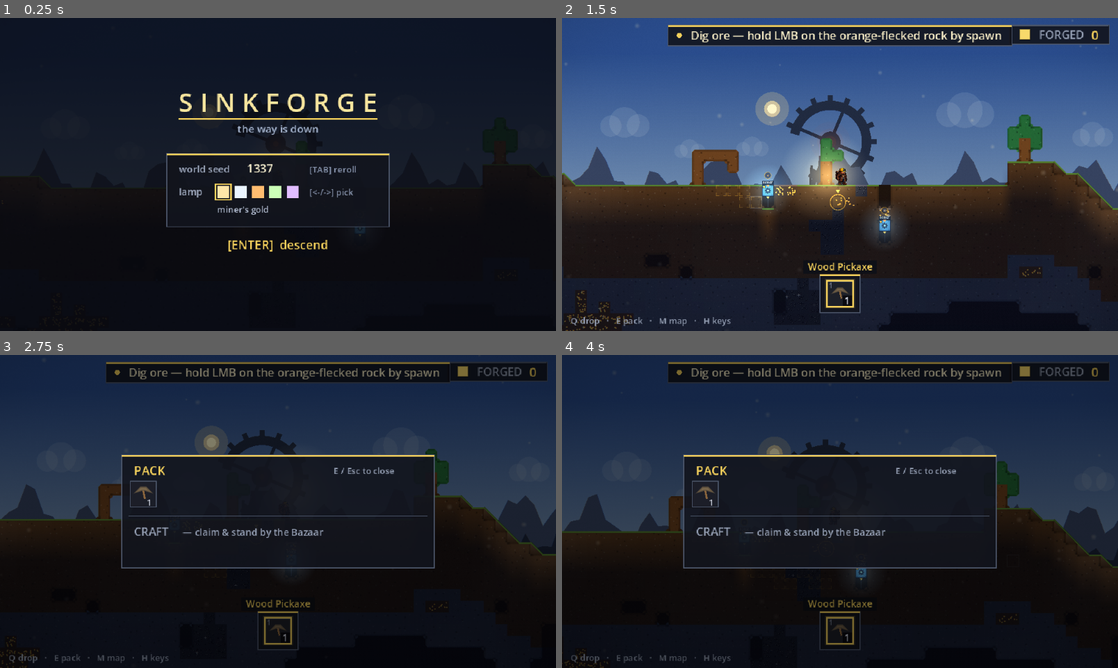
Above: before the commit, frames 1-4 (two rows, left to right).
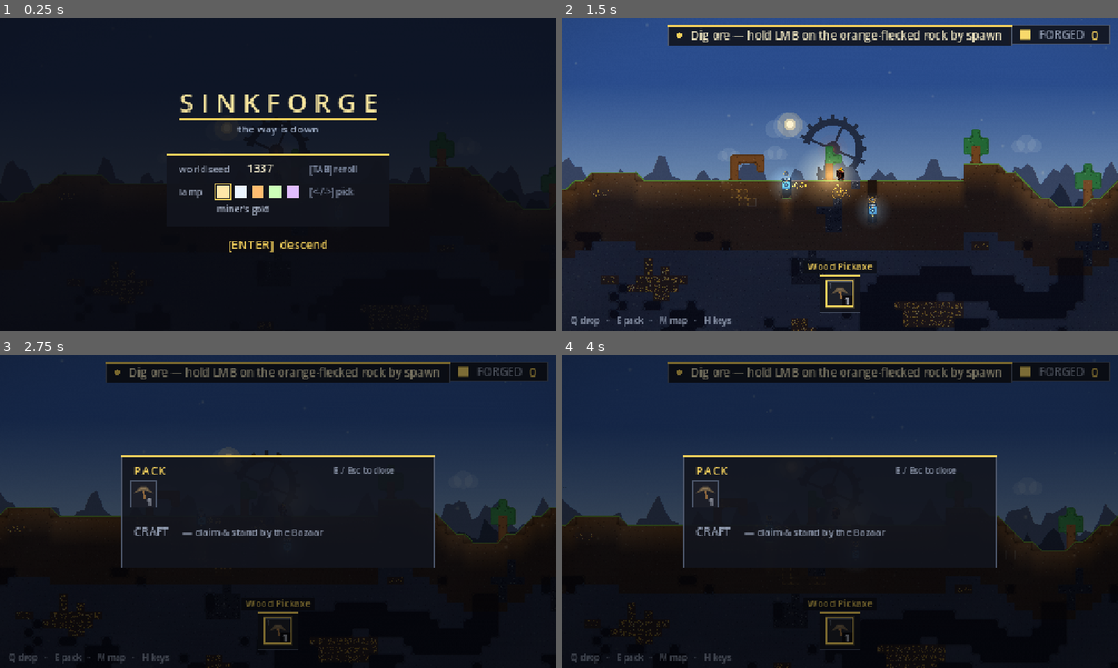
Above: after the commit, the same moments.

Repository: teohondascully/sinkforge
Game: Godot game, scene res://scenes/main.tscn
Two runs of this game, one before a commit and one after it. Both use one fixed random seed, a clock stepped at 60 frames per second and the inputs below.
Inputs (mouse positions are in pixels of both pictures, inside the frame that each line leads up to):
- Up to frame 1 (0.25 s): no input
- Up to frame 2 (1.5 s): tap Enter at 0.5 s; move the mouse to (962, 158) at 0.52 s; hold D (sf_right) 0.53-1.25 s; right-click (962, 158) at 0.6 s; click (962, 158) at 0.67 s; tap Space (sf_jump) at 0.77, 1.07 s; drag from (728, 190) to (812, 237) at 1.27 s
- Up to frame 3 (2.75 s): move the mouse to (333, 442) at 2.02 s; hold D (sf_right) from 2.03 s (still down); tap E (sf_craft) at 2.1 s
- Up to frame 4 (4 s): release D (sf_right) at 2.75 s; drag from (812, 574) to (673, 464) at 2.77 s; tap Space (sf_jump) at 3.5, 3.77 s; move the mouse to (1006, 558) at 3.52 s; hold A (sf_left) from 3.53 s (still down); tap Mouse wheel up (sf_cycle_prev) at 3.6 s

The runs differ from the first frame. In frame 1, 3.4% of the frame differs, in the area x 0-98%, y 24-75%; in frame 2, 28%, in the area x 0-100%, y 0-100%; in frame 3, 7.8%; in frame 4, 7.8%.

Commit message:
feat: SCALE T0 — Noita-feel spike (720p render, small avatar, zoom-out)
The render viewport goes 640x360 -> 1280x720 (2x pixel density stays crisp
when zoomed out); the camera zoom ladder retunes 0.42/0.6/0.85 -> 0.62/0.9/1.3
(more world on screen); the avatar AABB shrinks 20x44 -> 14x34 (a small nimble
figure in a big world), keeping >1-cell-tall so collision/step rules are
unchanged. The HUD (authored at 640x360) is scaled 2x onto the doubled viewport
via a new HUD_SCALE; motes/camera/minimap/hint math read the render VIEWPORT.
The sim is 100% pixel-free, so nothing here touches the locked hook. Reversible.
Screenshot: history/53-scale-after.png. All 17 harness layers pass.

Diff:
--- a/project.godot
+++ b/project.godot
@@ -16,10 +16,14 @@
 
 [display]
 
-; Base render resolution for 2D pixel art. 640x360 is a 16:9 low-res canvas.
-window/size/viewport_width=640
-window/size/viewport_height=360
-; Open the window at an integer 3x of the base (1920x1080) so pixels stay crisp.
+; Base render resolution for 2D pixel art. Bumped 640x360 -> 1280x720 (SCALE / Noita-feel spike):
+; 2x the render-target pixel density so the world stays crisp when the camera is zoomed WAY out to
+; show a big granular world around a small nimble avatar. The HUD authors at Hud.CANVAS (640x360); its
+; CanvasLayer is scaled 2x in main.gd so it still fills this doubled viewport (world-space is unaffected —
+; the camera applies its own zoom over the render target).
+window/size/viewport_width=1280
+window/size/viewport_height=720
+; Open the window at an integer 1.5x of the base (1920x1080) so pixels stay crisp.
 window/size/window_width_override=1920
 window/size/window_height_override=1080
 ; canvas_items + keep = the 2D canvas scales as a whole, letterboxing to preserve aspect.
--- a/scenes/main.gd
+++ b/scenes/main.gd
@@ -20,9 +20,16 @@
 const REACH_CELLS: float = 3.2     ## how far the body can mine/deposit from its centre
 const SAVE_PATH: String = "user://sinkforge.save"   ## the F5/F9 quicksave slot (SaveGame envelope)
 const WORLD_SIZE := Vector2(FactorySim.GRID_COLS * CELL, FactorySim.GRID_ROWS * CELL)
-## Zoom levels cycled by Z (Terraria-style). Default is zoomed OUT so you see the world you're working in,
-## not just your feet. Smaller = further out. _current_zoom() reads the active level everywhere.
-const ZOOM_LEVELS: Array[float] = [0.42, 0.6, 0.85]
+## The internal render viewport (project.godot). Bumped 640×360 → 1280×720 for the SCALE spike: 2× the
+## pixel density keeps the world crisp when the camera is zoomed WAY out (Noita: small avatar, big world).
+## The HUD authors in Hud.CANVAS (640×360) space; its CanvasLayer is scaled by HUD_SCALE to fill this.
+## World-area-shown math (motes/camera/minimap) reads VIEWPORT, not CANVAS, since they diverged here.
+const VIEWPORT := Vector2(1280.0, 720.0)
+const HUD_SCALE: float = VIEWPORT.x / 640.0        ## = 2.0; scales the 640×360 HUD onto the 1280×720 render
+## Zoom levels cycled by Z (Terraria-style). Zoomed WAY OUT (SCALE spike) so the avatar reads as a small
+## nimble figure in a big granular world — the Noita feel we're judging by eye. Smaller = further out.
+## _current_zoom() reads the active level everywhere. Default (index 0) is the widest, most Noita-like view.
+const ZOOM_LEVELS: Array[float] = [0.62, 0.9, 1.3]
 var _zoom_idx: int = 0
 const WORLD_SEED: int = 1337       ## the default gen seed (the title screen can reroll it — #6)
 
@@ -223,6 +230,9 @@
 
 	var layer := CanvasLayer.new()
 	layer.layer = 10  # above the screen-FX lens pass (layer 5) so the HUD stays crisp, un-vignetted
+	# The HUD draws in Hud.CANVAS (640×360) space; the render viewport is now VIEWPORT (1280×720), so scale
+	# the whole HUD layer up by HUD_SCALE to fill the doubled render target (world-space is untouched).
+	layer.scale = Vector2(HUD_SCALE, HUD_SCALE)
 	var hud := Hud.new()
 	hud.sim = sim
 	hud.paused_getter = func() -> bool: return _paused
@@ -370,7 +380,7 @@
 ## z 45, BELOW the lighting veil (z 50) + light pools (z 51), so a mote is dark in the gloom and lit
 ## warm where the lamp/glow reaches — "dust catching the light." Pure atmosphere; never touches the sim.
 func _setup_ambient_motes() -> void:
-	var view: Vector2 = Vector2(Hud.CANVAS) / _current_zoom()    # world area the camera shows
+	var view: Vector2 = VIEWPORT / _current_zoom()    # world area the camera shows (render viewport / zoom)
 	var mat := ParticleProcessMaterial.new()
 	mat.emission_shape = ParticleProcessMaterial.EMISSION_SHAPE_BOX
 	mat.emission_box_extents = Vector3(view.x * 0.6, view.y * 0.6, 1.0)  # a touch wider than the view
@@ -564,7 +574,7 @@
 		# A big jump (spawn / F9 load / a teleport) SNAPS instead of panning across the whole world — which
 		# also keeps capture fixtures centred the instant they reposition the body.
 		var target: Vector2 = _player.global_position
-		if _cam_pos.distance_to(target) > Hud.CANVAS.x / _current_zoom() * 0.5:
+		if _cam_pos.distance_to(target) > VIEWPORT.x / _current_zoom() * 0.5:
 			_cam_pos = target
 		else:
 			_cam_pos = _cam_pos.lerp(target, 1.0 - exp(-CAMERA_FOLLOW_SPEED * delta))
@@ -607,15 +617,17 @@
 		_hud.time_scale = TIME_SCALES[_time_scale_idx]
 		if _player != null:
 			_hud.minimap_focus = _player.position
-			_hud.minimap_view = Vector2(Hud.CANVAS) / _current_zoom()  # world area the camera shows
+			_hud.minimap_view = VIEWPORT / _current_zoom()  # world area the camera shows (render viewport / zoom)
 		# The hint bubble: text + fade from the tracker, anchored just over the miner's head. The
 		# native viewport IS the HUD canvas (640×360), so the canvas transform maps world → HUD space.
 		if _hints != null:
 			_hud.hint_text = _hints.active_text()
 			_hud.hint_alpha = _hints.active_alpha()
 			if _player != null:
-				_hud.hint_anchor = get_viewport().get_canvas_transform() \
-					* (_player.position + Vector2(0.0, -Player.HEIGHT * 0.5 - 6.0))
+				# canvas transform maps world → RENDER-viewport (1280×720); the HUD draws in Hud.CANVAS
+				# (640×360) scaled by HUD_SCALE, so bring the mapped point back into HUD-draw space.
+				_hud.hint_anchor = (get_viewport().get_canvas_transform() \
+					* (_player.position + Vector2(0.0, -Player.HEIGHT * 0.5 - 6.0))) / HUD_SCALE
 
 
 ## Reconcile the Bazaar view against the sim's detected frames. When one COMPLETES this frame, throw a
--- a/scenes/player.gd
+++ b/scenes/player.gd
@@ -20,12 +20,13 @@
 ## intended by the harness (tools/measure_player.gd) and tuned by taste — see docs/HARNESS.md.
 
 const CELL: int = 32
-## Body AABB. A real PERSON, not a sub-tile slab: ~1.4 tiles tall so it MATCHES the 32×48 miner sprite
-## (feet-anchored; the hardhat crown overhangs the top a touch) and reads as embodied — and, being taller
-## than a cell, it needs TWO tiles of clearance to stand, so a 1-tall gap is an honest squeeze you must dig
-## out (Terraria-ish), not a crawlspace. WIDTH stays under a cell so it still fits down a 1-wide dug shaft.
-const WIDTH: float = 20.0
-const HEIGHT: float = 44.0
+## Body AABB. SCALE spike (Noita-feel): shrunk 20×44 → 14×34 so the avatar reads as a small nimble figure
+## in a big granular world once the camera is zoomed out (the thing we're judging by eye). Still JUST over
+## one cell tall (34 > 32), so the "needs TWO tiles of clearance; a 1-tall gap is an honest squeeze" rule
+## HOLDS — collision semantics + the step/agility harnesses are unchanged. WIDTH stays under a cell so it
+## still fits down a 1-wide dug shaft. Proportions preserved (0.65 the old, ~0.44×1.06 tiles).
+const WIDTH: float = 14.0
+const HEIGHT: float = 34.0
 
 ## --- feel constants (placeholder; harness measures these vs intent) ---
 const RUN_SPEED: float = 150.0       ## px/s horizontal top speed
@@ -509,16 +510,21 @@
 		draw_set_transform(Vector2.ZERO, 0.0, Vector2.ONE)
 		return
 
-	draw_set_transform(Vector2(0.0, (HEIGHT * 0.5) * (1.0 - syq) + bob), 0.0, Vector2(sxq, syq))
+	# A subtle 1px dark edge tracing the TRUE AABB (drawn un-scaled so it hugs the collision box) — keeps the
+	# body crisp without a hard silhouette plate fighting the soft lighting.
+	var outline := Color(0.03, 0.03, 0.05, 0.5)
+	draw_rect(Rect2(-WIDTH * 0.5 - 1.0, -HEIGHT * 0.5 - 1.0, WIDTH + 2.0, HEIGHT + 2.0), outline, false, 1.0)
+
+	# The code-drawn miner (art-less fallback) was authored for the old 20×44 body; SCALE it by the current
+	# body's ratio so it shrinks WITH the AABB and its proportions are preserved at any size (feet on the
+	# AABB bottom via the y-offset below).
+	var body_scale: float = HEIGHT / 44.0
+	draw_set_transform(Vector2(0.0, (HEIGHT * 0.5) * (1.0 - syq * body_scale) + bob), 0.0,
+		Vector2(sxq * body_scale, syq * body_scale))
 	var overalls := Color(0.24, 0.40, 0.62)
 	var legs := Color(0.18, 0.20, 0.28)
 	var skin := Color(0.84, 0.66, 0.50)
 	var helmet := Color(0.95, 0.78, 0.22)
-
-	# (No hard silhouette plate: the head-lamp pool now provides the contrast — a backing rect read as
-	# a hard box fighting the soft lighting. A subtle 1px dark outline keeps edges crisp without a plate.)
-	var outline := Color(0.03, 0.03, 0.05, 0.5)
-	draw_rect(Rect2(-WIDTH * 0.5 - 1.0, -HEIGHT * 0.5 - 1.0, WIDTH + 2.0, HEIGHT + 2.0), outline, false, 1.0)
 
 	# Legs + boots.
 	draw_rect(Rect2(-5.0, 5.0, 4.0, 8.0), legs)
--- a/tools/check_pixel_snap.gd
+++ b/tools/check_pixel_snap.gd
@@ -25,8 +25,9 @@
 
 func _initialize() -> void:
 	print("== pixel-snap check ==")
-	# Every zoom the game actually uses, plus a couple of awkward fractionals.
-	var zooms: Array[float] = [0.42, 0.6, 0.85, 1.0, 0.333333]
+	# Every zoom the game actually uses (SCALE spike retuned the ladder to 0.62/0.9/1.3), plus a couple of
+	# awkward fractionals. The snap MATH is zoom-generic, so this just keeps the live zooms under coverage.
+	var zooms: Array[float] = [0.62, 0.9, 1.3, 0.42, 0.6, 0.85, 1.0, 0.333333]
 	var samples: Array[Vector2] = [
 		Vector2(0.0, 0.0), Vector2(100.3, 240.7), Vector2(-55.9, 12.1),
 		Vector2(1234.56, 789.01), Vector2(0.49, 0.51),
@@ -34,10 +35,13 @@
 	for z: float in zooms:
 		for p: Vector2 in samples:
 			var s: Vector2 = MainView.snap_to_pixel(p, z)
-			# 1) grid-aligned: s*z must be whole screen pixels (no sub-pixel offset → no shimmer)
+			# 1) grid-aligned: s*z must be whole screen pixels (no sub-pixel offset → no shimmer).
+			# Threshold is 1e-3, not 1e-4: at a non-power-of-2 zoom (e.g. the new 1.3) with a large
+			# coordinate, round()/z then ×z accumulates ~1e-4 of float32 noise — 1/1000 of a screen pixel,
+			# imperceptible. A REAL grid mis-snap is a fraction of a pixel (≥0.1), still far above this.
 			var screen: Vector2 = s * z
 			var off: float = maxf(absf(screen.x - roundf(screen.x)), absf(screen.y - roundf(screen.y)))
-			_check(off < 1.0e-4, "z=%.3f p=%s → grid-aligned (off=%.2e)" % [z, str(p), off])
+			_check(off < 1.0e-3, "z=%.3f p=%s → grid-aligned (off=%.2e)" % [z, str(p), off])
 			# 3) never more than half a screen pixel from the true position
 			var world_px: float = 1.0 / z
 			_check(s.distance_to(p) <= world_px * 0.75,
